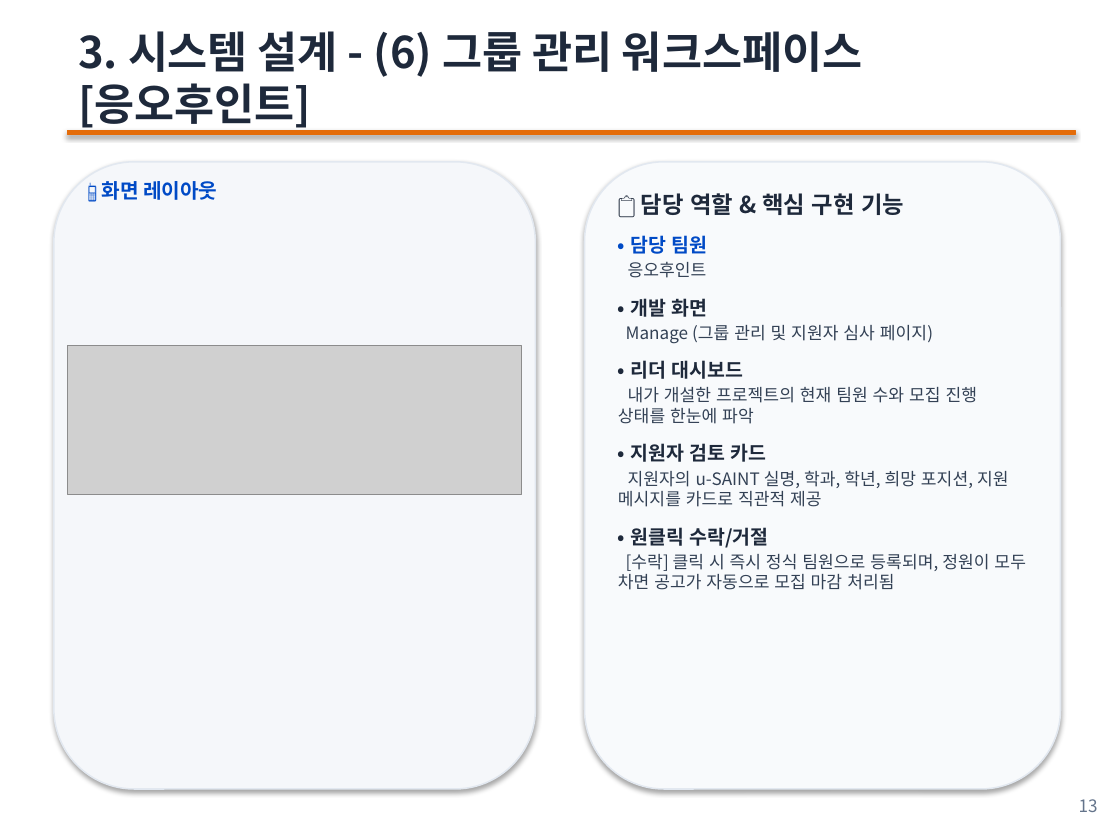
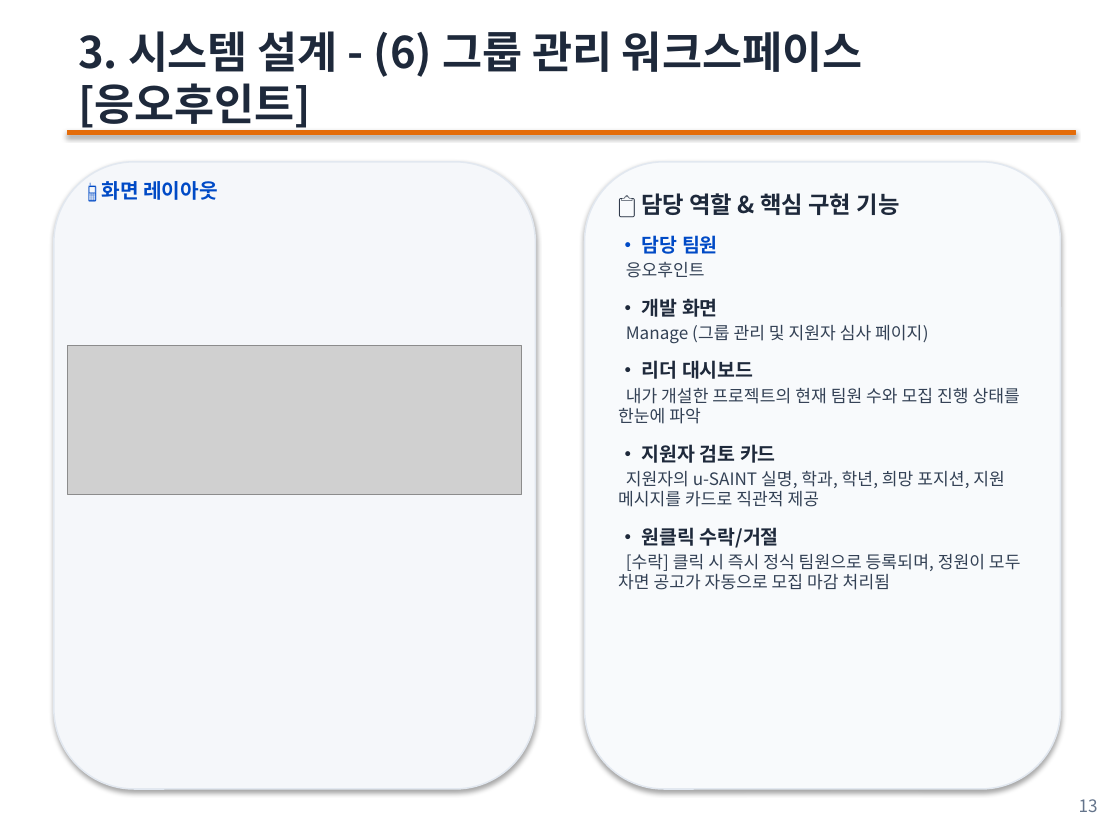
Before and after one commit to OnlyDev321/campus-match, a slide deck: slide 13 of CampusMatch.pptx. Drawn at 1120x840 pixels with LibreOffice and Linux fonts; fonts in the diff are those of the drawing; grey boxes stand for pictures. Boxes give left, top, right and bottom in pixels: in the first picture for what was removed or moved away, otherwise in the second. Text is boxed around its words. In the diff, an @@ line names an element or a change of style, - is before the commit and + after.

```diff
--- a/CampusMatch.pptx
+++ b/CampusMatch.pptx
@@ rounded rectangle at [585,162,1061,790]: proportions changed @@
@@ text "📋 담당 역할 & 핵심 ..." rewrapped from [618,193,1026,590] to [618,193,1021,590] @@
```
Also in this commit, not shown: 13 other slides changed.
